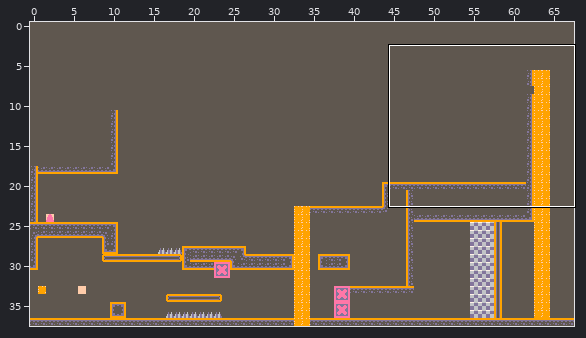
A Tiled map gets an edit: 1-bit-jam/public/Tiled/level3.tmx. The picture above shows the old version from afar; the outline marks the close-up.
Close-up. Old version:
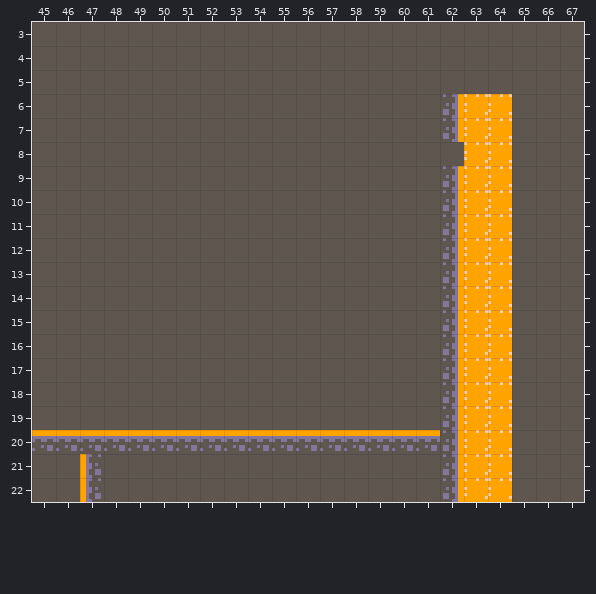
Cells are 8x8 px. Shown: x 45..67, y 3..22. The commit also changed other parts of the map, which this record leaves out.
Once edited:
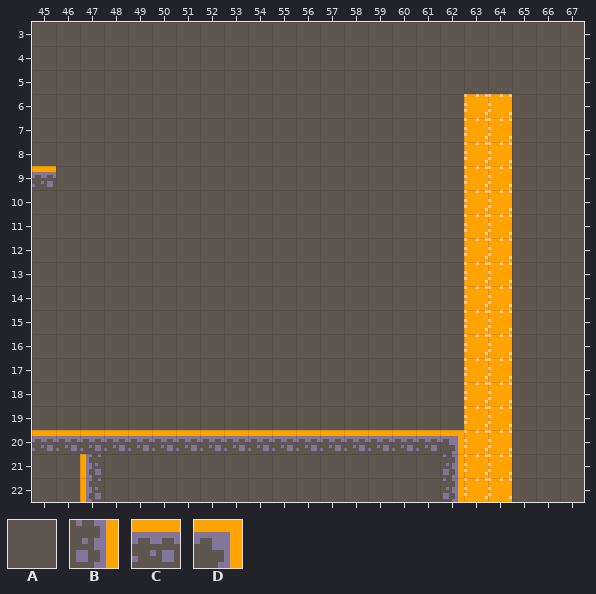
Key: from "tilemap_packed": A 2, B 18, C 34, D 64.
_ is an empty cell.
Diff:
Layer "tiles":
y 9: x 45 A -> C
Layer "collide":
y 6..7: x 62 B -> _
y 9..19: x 62 B -> _
y 20: x 62 B -> D
Where, in picture pixels (left, top, right, bottom), the same in both close-ups:
removed: (443, 94, 464, 142)
changed: (32, 166, 56, 187)
changed: (440, 166, 464, 451)
